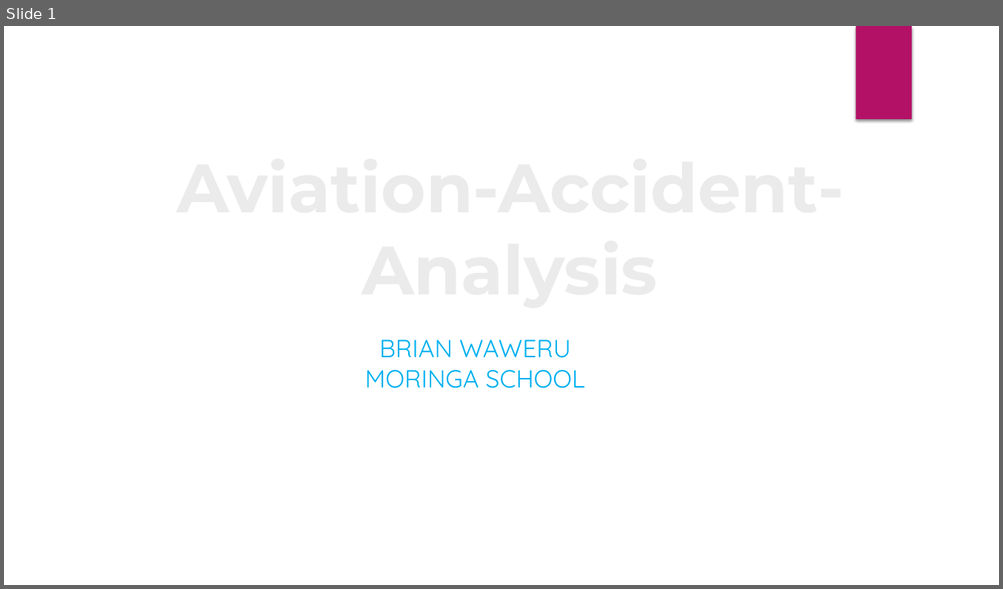
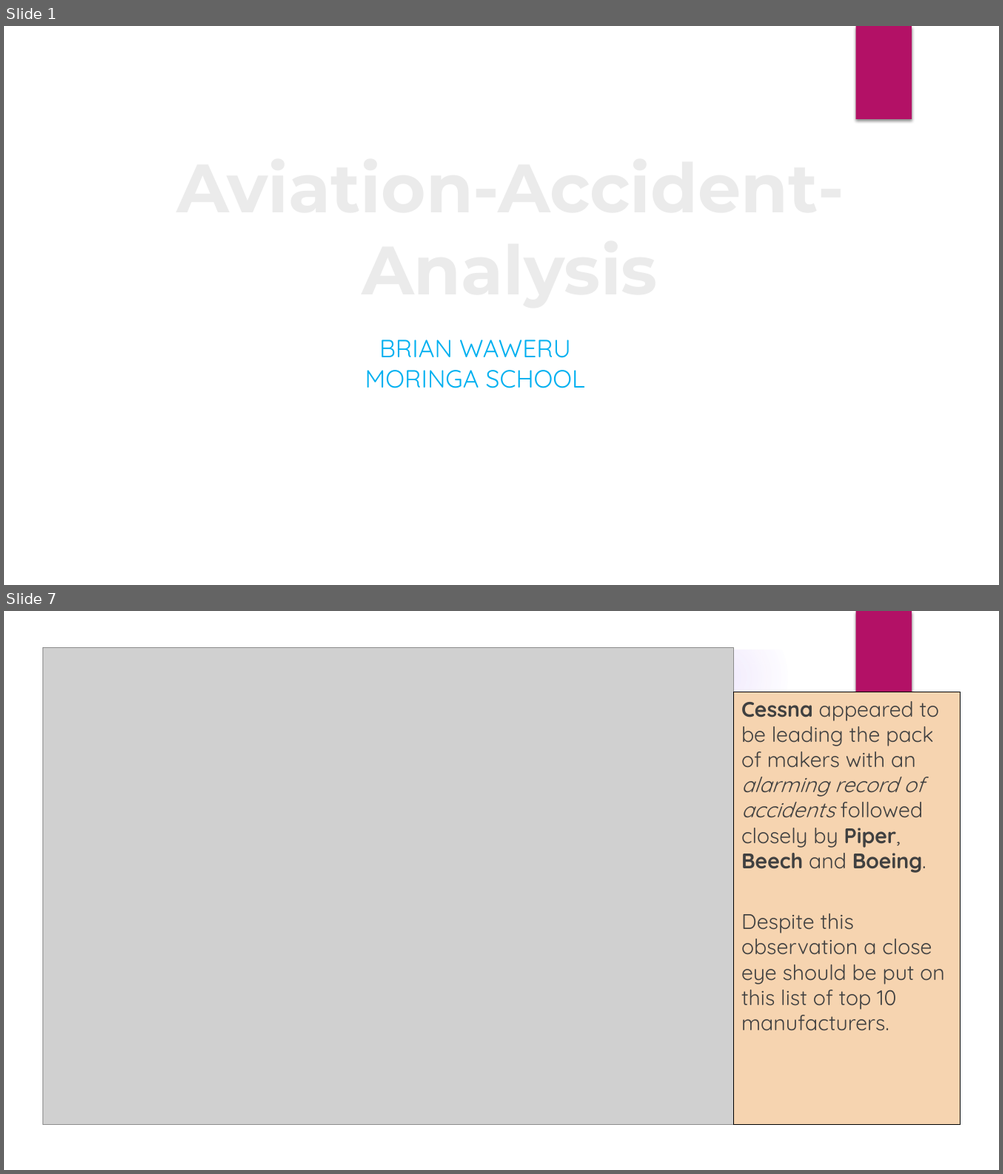
Before and after one commit to rurigi-waweru/dsfpt10-p1-dsc-phase-1-project, a slide deck: project-files/Aviation-Accident-Analysis.pptx. Shown one above the other, each under a label of ours: slide 1 before the commit, slides 1 and 7 after it; the slides between them are not shown. The pictures are 1003x589 and 1003x1174 pixels, drawn with LibreOffice and Linux fonts; fonts in the diff are those of the drawing; grey boxes stand for pictures; background and template pictures are left out. Boxes give left, top, right and bottom in pixels: in the first picture for what was removed or moved away, otherwise in the second. Text is boxed around its words. In the diff, an @@ line names an element or a change of style, - is before the commit and + after.

```diff
--- a/project-files/Aviation-Accident-Analysis.pptx
+++ b/project-files/Aviation-Accident-Analysis.pptx
@@ slide 7 added at [4,611,999,1170], background picture (left out); not listed: 1 template element that a slide beside it also shows @@
@@ group added at [4,611,999,1170]: 5 ellipses, 3 freeform shapes @@
@@ picture added at [42,647,734,1125] @@
@@ text added at [734,692,960,1126], fill #F6D4B0, outline #000000 0.75 pt, 20.4 pt, text #404040 @@
+Cessna appeared to be leading the pack of makers with an alarming record of accidents followed closely by Piper, Beech and Boeing.
+Despite this observation a close eye should be put on this list of top 10 manufacturers.
```
Also in this commit, not shown: 4 slides changed, 4 other slides added, 9 slides removed, 1 other file.
